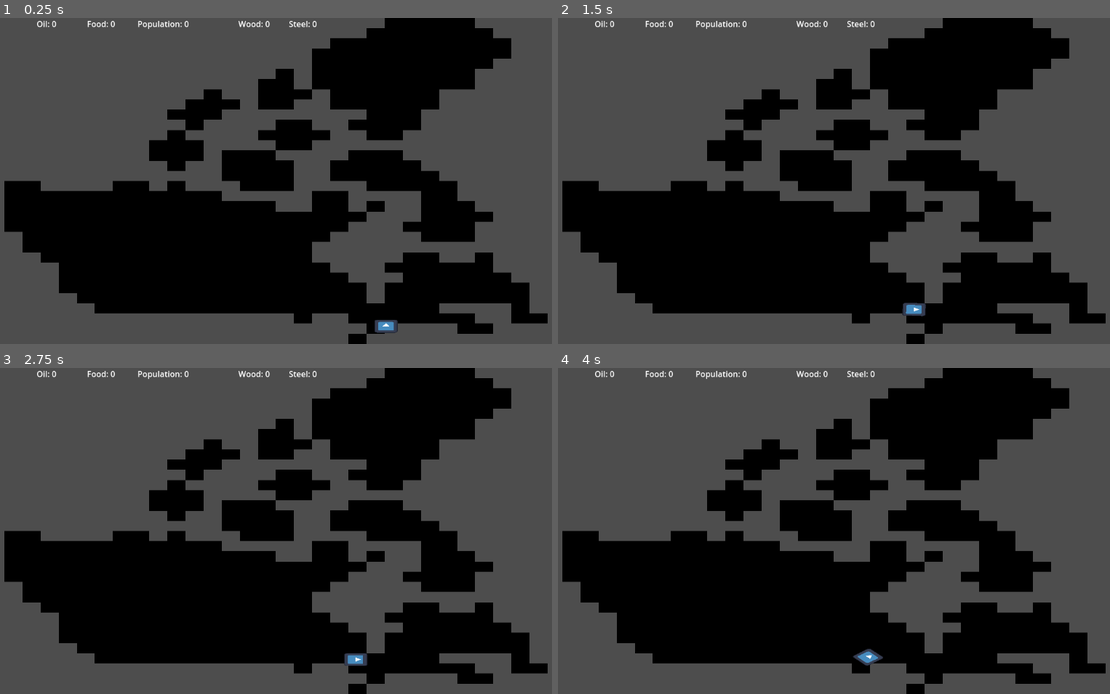
Above: before the commit, frames 1-4 (two rows, left to right).
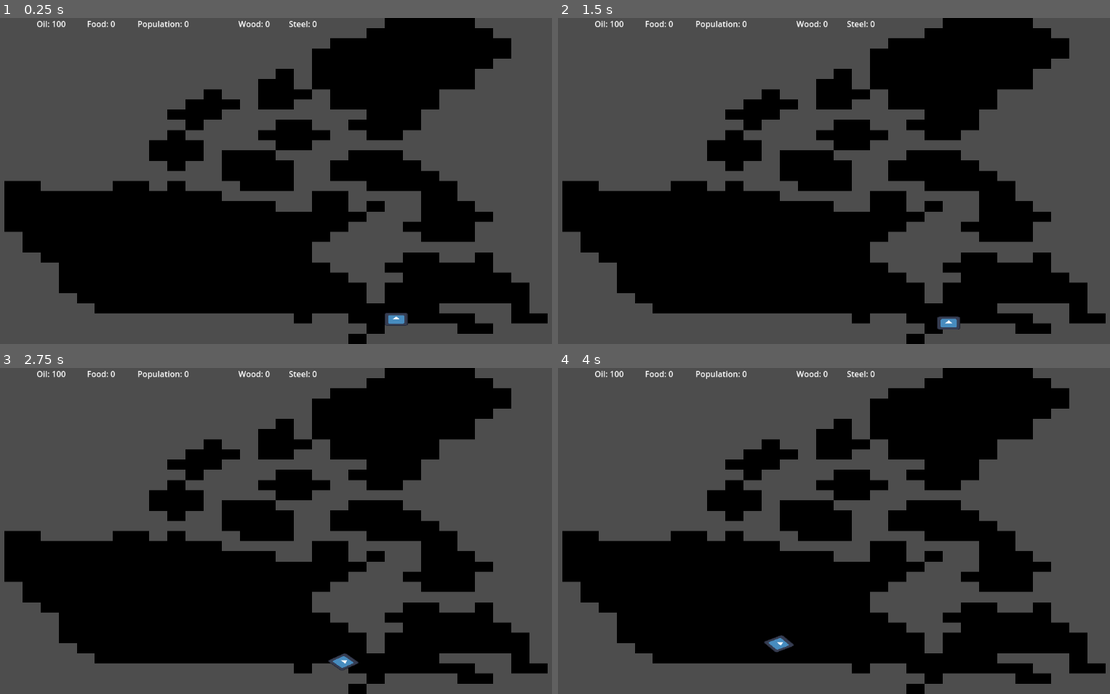
Above: after the commit, the same moments.

Repository: Atron1792/MRUHacks2024
Game: Godot game, scene res://MapTravaler/MiniMap.tscn
Same seed, same stepped clock (60 frames per second), same inputs: the game is played once before the commit and once after it. The engine's default icon, where the game draws it, is replaced by a stand-in: a white triangle on a blue panel in a dark square.
Inputs:
- Up to frame 1 (0.25 s): no input
- Up to frame 2 (1.5 s): tap Space at 0.77 s
- Up to frame 3 (2.75 s): tap Space at 1.52 s
- Up to frame 4 (4 s): tap Space at 3.02, 3.77 s

The runs differ from the first frame. In frame 1, 0.3% of the frame differs, in the area x 9-74%, y 0-97%; in frame 2, 0.3%; in frame 3, 0.3%; in frame 4, 0.4%, in the area x 9-59%, y 0-92%.

Commit message:
Hopes and Dreams

Diff:
--- a/MapTravaler/path_follow_2d.gd
+++ b/MapTravaler/path_follow_2d.gd
@@ -1,6 +1,6 @@
 extends PathFollow2D
 
-var speed = 0.05
+var speed = 0.01
 var is_speeding_up = false
 var is_slowing_down = false
 var is_stopped = false
--- a/UI/UI Scripts/oil_init.gd
+++ b/UI/UI Scripts/oil_init.gd
@@ -3,10 +3,11 @@
 # Oil Initilazation Script Runs once
 #Author: Phospor-cell
 #Date: 2024-10-05 @ 11:11 AM
+#Corrupt: 2
 #______________________________
 
 #Init variables do not change
-var OilInit = 0
+var OilInit = 100
 var FoodInit = 0
 var PeopleInit = 0
 var WoodInit = 0
@@ -18,6 +19,7 @@
 #Ready Initilization
 func _ready():
 	$"CanvasLayer/Timer".start()
+	get_tree().paused = false
 
 	$"CanvasLayer/Oil Text".size.x = 100
 	$"CanvasLayer/Food Text".size.x = 100
@@ -37,6 +39,8 @@
 	print(OilInit)
 func _process(delta):
 	resource_texts()
+	game_end()
+
 
 
 func depletion_resource():
@@ -71,3 +75,7 @@
 
 func _on_timer_timeout() -> void:
 	depletion_resource()
+
+func game_end():
+	if PeopleInit <= 0:
+		pass
